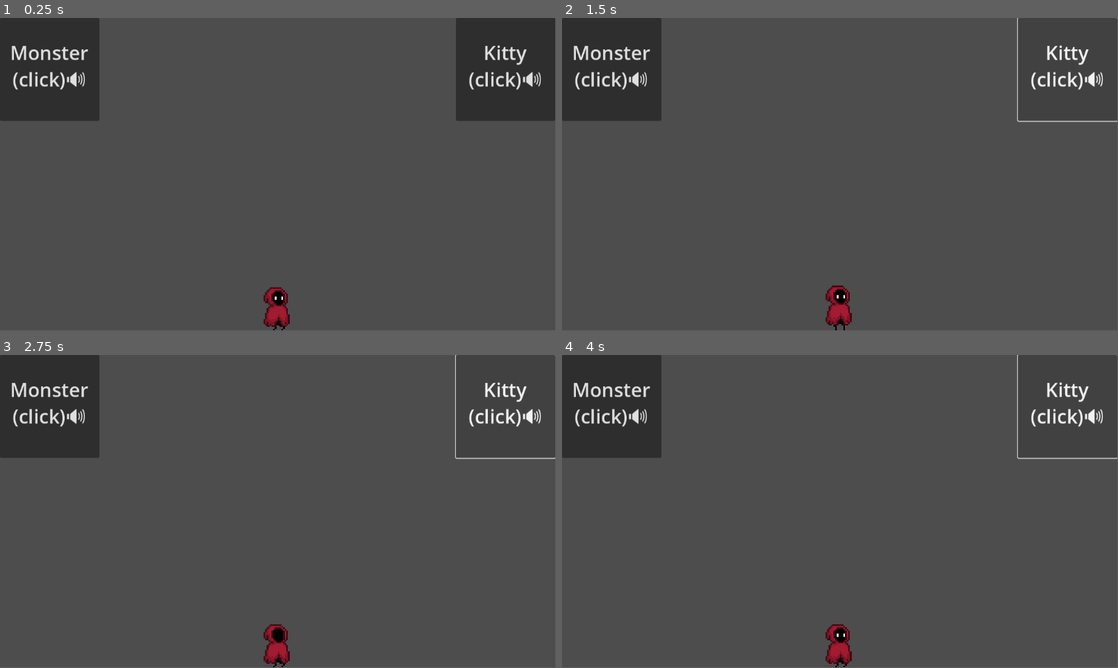
Above: before the commit, frames 1-4 (two rows, left to right).
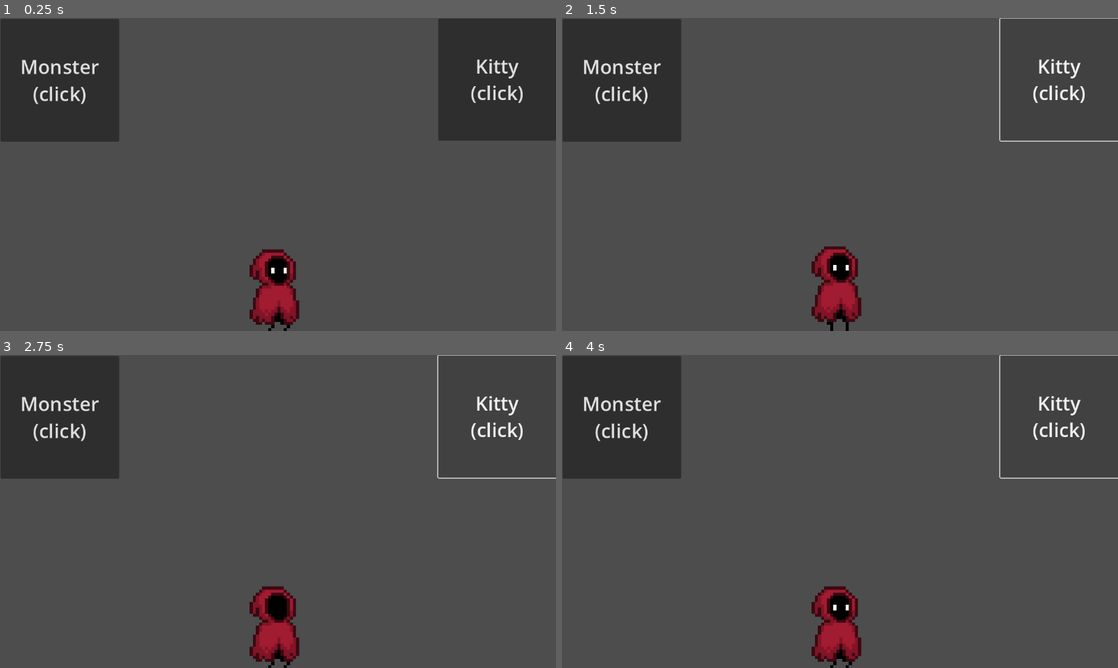
Above: after the commit, the same moments.

Repository: PerformX2/cruz_nicolas_tp1_582301MO
Game: Godot game, scene res://project.godot.tscn
Same seed, same stepped clock (60 frames per second), same inputs: the game is played once before the commit and once after it.
Inputs:
- Up to frame 1 (0.25 s): no input
- Up to frame 2 (1.5 s): click "Monster (click)🔊" (after the commit: "Monster (click)") at 0.5 s; click "Kitty (click)🔊" (after the commit: "Kitty (click)") at 1.25 s
- Up to frame 3 (2.75 s): hold Right (ui_right) from 2.03 s (still down)
- Up to frame 4 (4 s): tap Enter at 2.75 s; release Right (ui_right) at 2.78 s; tap Space at 3.5 s; hold Right (ui_right) from 3.53 s (still down)
In our replay, the window is 799x449 before the commit and 800x450 after it. These sizes can differ from the game's own. Grey fills any space a smaller window leaves; there, only what the larger window draws over its background counts as a difference.

The runs differ from the first frame. In frame 1, 8.5% of the frame differs, in the area x 0-100%, y 0-100%; in frame 2, 6.7%; in frame 3, 6.6%; in frame 4, 6.6%.

Commit message:
Container for different resolutions

Diff:
--- a/projet_jeu_nico/project.godot
+++ b/projet_jeu_nico/project.godot
@@ -15,6 +15,11 @@
 config/features=PackedStringArray("4.4", "GL Compatibility")
 config/icon="res://icon.svg"
 
+[display]
+
+window/stretch/mode="viewport"
+window/stretch/aspect="expand"
+
 [rendering]
 
 renderer/rendering_method="gl_compatibility"
--- a/projet_jeu_nico/project.godot.gd
+++ b/projet_jeu_nico/project.godot.gd
@@ -2,4 +2,4 @@
 
 
 func _on_monster_pressed() -> void:
-	$monster/AudioStreamPlayer.play()
+	$CanvasLayer/monster/AudioStreamPlayer.play()
--- a/projet_jeu_nico/project.godot.tscn
+++ b/projet_jeu_nico/project.godot.tscn
@@ -254,57 +254,77 @@
 
 [node name="Control" type="Control"]
 layout_mode = 3
-anchors_preset = 15
 anchor_right = 1.0
-anchor_bottom = 1.0
+anchor_bottom = 1.0023
+offset_bottom = -1.49042
 grow_horizontal = 2
 grow_vertical = 2
 scale = Vector2(1, 1.0023)
 script = ExtResource("1_8vigj")
-
-[node name="monster" type="Button" parent="."]
-layout_mode = 1
+metadata/_edit_use_anchors_ = true
+
+[node name="CanvasLayer" type="CanvasLayer" parent="."]
+
+[node name="HBoxContainer" type="HBoxContainer" parent="CanvasLayer"]
 anchors_preset = -1
-anchor_right = 0.179
-anchor_bottom = 0.329
-offset_right = -0.207947
-offset_bottom = -0.192017
+anchor_right = 1.0
+anchor_bottom = 0.995
+offset_bottom = 0.239929
+grow_horizontal = 2
+grow_vertical = 2
+metadata/_edit_use_anchors_ = true
+
+[node name="monster" type="Button" parent="CanvasLayer"]
+anchors_preset = -1
+anchor_left = 0.001
+anchor_top = 0.004
+anchor_right = 0.214
+anchor_bottom = 0.396
+offset_left = -0.152
+offset_top = -0.150393
+offset_right = 0.471985
+offset_bottom = -0.166412
+grow_vertical = 2
 theme_override_font_sizes/font_size = 40
 text = "Monster
-(click)🔊"
-
-[node name="AudioStreamPlayer" type="AudioStreamPlayer" parent="monster"]
+(click)"
+
+[node name="AudioStreamPlayer" type="AudioStreamPlayer" parent="CanvasLayer/monster"]
 stream = ExtResource("2_yi46y")
 volume_db = -3.34
 
-[node name="kitty" type="Button" parent="."]
-layout_mode = 1
+[node name="kitty" type="Button" parent="CanvasLayer"]
 anchors_preset = -1
-anchor_left = 0.821
+anchor_left = 0.788
+anchor_top = 0.002
 anchor_right = 1.0
-anchor_bottom = 0.329
-offset_left = 0.207886
-offset_bottom = -0.192017
+anchor_bottom = 0.393
+offset_left = 0.223938
+offset_top = 0.147896
+offset_right = 1.0
+offset_bottom = -0.220108
 grow_horizontal = 0
 theme_override_font_sizes/font_size = 40
 text = "Kitty
-(click)🔊"
-
-[node name="AudioStreamPlayer" type="AudioStreamPlayer" parent="kitty"]
+(click)"
+
+[node name="AudioStreamPlayer" type="AudioStreamPlayer" parent="CanvasLayer/kitty"]
 stream = ExtResource("4_hreph")
-
-[node name="CharacterBody2D" type="CharacterBody2D" parent="."]
-position = Vector2(576, 593.635)
+volume_db = -34.99
+
+[node name="CharacterBody2D" type="CharacterBody2D" parent="CanvasLayer"]
+position = Vector2(575, 548)
+scale = Vector2(1, 1.0023)
 script = ExtResource("2_8vigj")
 
-[node name="AnimatedSprite2D" type="AnimatedSprite2D" parent="CharacterBody2D"]
+[node name="AnimatedSprite2D" type="AnimatedSprite2D" parent="CanvasLayer/CharacterBody2D"]
 texture_filter = 1
-position = Vector2(1, -0.00143695)
-scale = Vector2(3.38403, 3.29688)
+position = Vector2(-2.28882e-05, 2.67029e-05)
+scale = Vector2(6.39288, 6.22824)
 sprite_frames = SubResource("SpriteFrames_loi34")
 animation = &"walking"
 speed_scale = 1.1
 
-[node name="CollisionShape2D" type="CollisionShape2D" parent="CharacterBody2D"]
-
-[connection signal="pressed" from="monster" to="." method="_on_monster_pressed"]
+[node name="CollisionShape2D" type="CollisionShape2D" parent="CanvasLayer/CharacterBody2D"]
+
+[connection signal="pressed" from="CanvasLayer/monster" to="." method="_on_monster_pressed"]
Not shown, changed: docs/index.html
Not shown, changed: docs/index.pck
